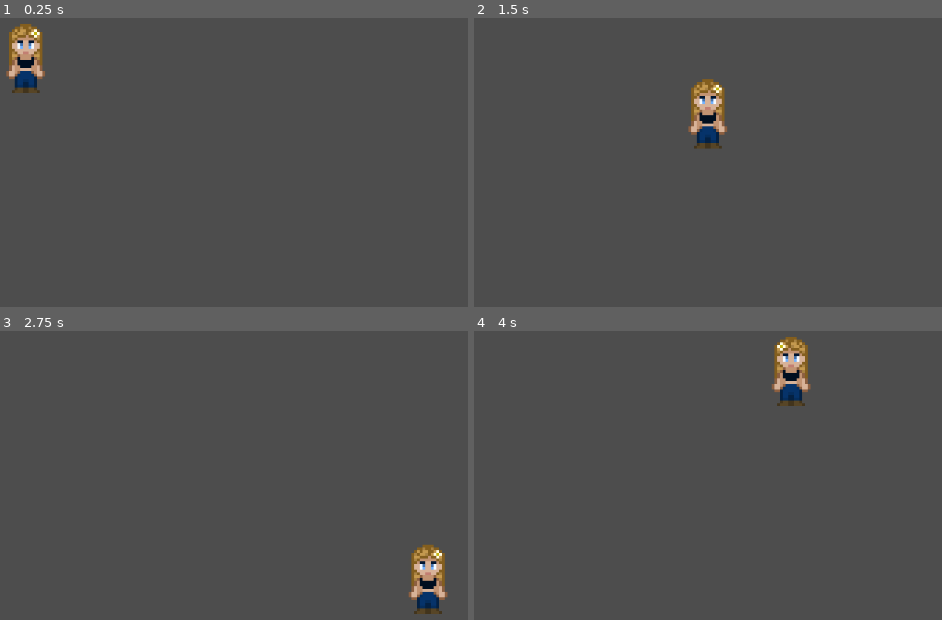
Above: before the commit, frames 1-4 (two rows, left to right).
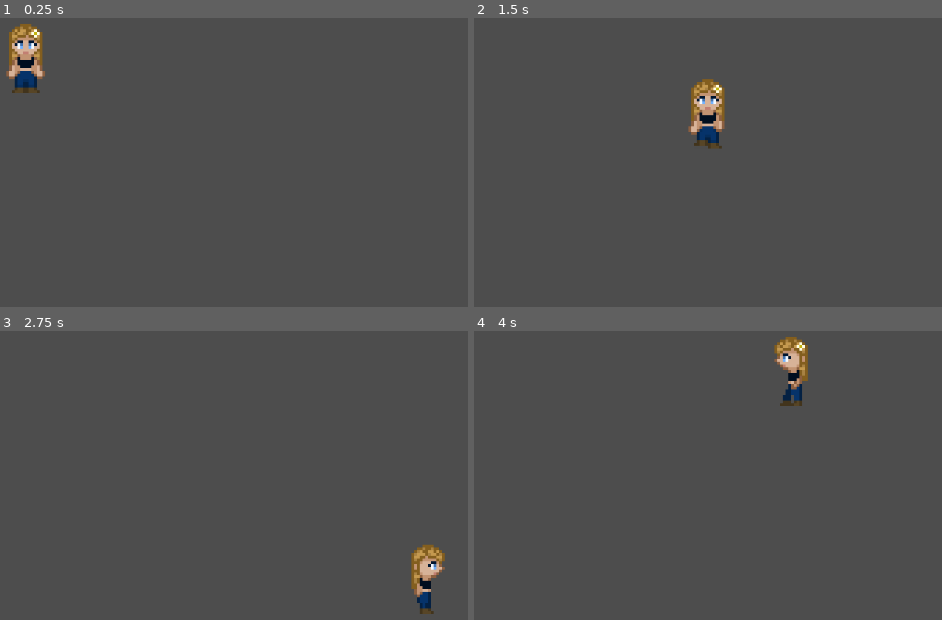
Above: after the commit, the same moments.

Repository: chloe862/project-duke
Game: Godot game, scene res://scenes/town.tscn
Two runs of this game, one before a commit and one after it. Both use one fixed random seed, a clock stepped at 60 frames per second and the inputs below.
Inputs:
- Up to frame 1 (0.25 s): no input
- Up to frame 2 (1.5 s): tap Enter at 0.5 s; hold Right (move_right) 0.53-1.28 s; hold Down (move_down) from 1.28 s (still down)
- Up to frame 3 (2.75 s): release Down (move_down) at 2.03 s; hold Right (move_right) from 2.03 s (still down)
- Up to frame 4 (4 s): release Right (move_right) at 2.78 s; hold Up (move_up) 2.78-3.53 s; hold Left (move_left) from 3.53 s (still down)

The runs differ from the first frame. In frame 1, less than 0.1% of the frame differs, in the area x 2-8%, y 8-10%; in frame 2, 0.1%; in frame 3, 0.8%; in frame 4, 0.8%, in the area x 63-73%, y 3-26%.

Commit message:
Character animation

Diff:
--- a/player.gd
+++ b/player.gd
@@ -14,30 +14,24 @@
 		var horizontal_direction = Input.get_axis("move_left", "move_right")
 		var vertical_direction = Input.get_axis("move_up", "move_down")
 
-		# Flip the sprite
-		if horizontal_direction > 0:
-			animated_sprite_2d.flip_h = false
-		elif horizontal_direction < 0:
-			animated_sprite_2d.flip_h = true
-			# need to make one for facing front / back
-
-		# Play animation - horizontal
-		if horizontal_direction == 0:
+		# Play aminations
+		if vertical_direction == 0 and horizontal_direction == 0:
 			animated_sprite_2d.play("idle")
 		else:
-			animated_sprite_2d.play("idle") # walking
+			if horizontal_direction > 0:
+				animated_sprite_2d.play("walk_right")
+			elif horizontal_direction < 0:
+				animated_sprite_2d.play("walk_left")
+			elif vertical_direction > 0:
+				animated_sprite_2d.play("walk_down")
+			elif vertical_direction < 0:
+				animated_sprite_2d.play("walk_up")
 
+		# Move player
 		if horizontal_direction:
 			velocity.x = horizontal_direction * SPEED
 		else:
 			velocity.x = move_toward(velocity.x, 0, SPEED)
-
-
-		# Play animation - vertical
-		if vertical_direction == 0:
-			animated_sprite_2d.play("idle")
-		else:
-			animated_sprite_2d.play("idle") # walking
 
 		if vertical_direction:
 			velocity.y = vertical_direction * SPEED
--- a/scenes/player.tscn
+++ b/scenes/player.tscn
@@ -1,16 +1,186 @@
-[gd_scene load_steps=5 format=3 uid="uid://dm1qxbgrumedw"]
+[gd_scene load_steps=20 format=3 uid="uid://dm1qxbgrumedw"]
 
 [ext_resource type="Script" path="res://player.gd" id="1_02jvh"]
-[ext_resource type="Texture2D" uid="uid://8vjge2uqmomy" path="res://assets/character1.png" id="1_cquty"]
+[ext_resource type="Texture2D" uid="uid://bgjo8q8qns3rt" path="res://assets/character1 spritesheet.png" id="2_jjv5n"]
+
+[sub_resource type="AtlasTexture" id="AtlasTexture_a3akc"]
+atlas = ExtResource("2_jjv5n")
+region = Rect2(0, 128, 16, 32)
+
+[sub_resource type="AtlasTexture" id="AtlasTexture_wyiie"]
+atlas = ExtResource("2_jjv5n")
+region = Rect2(16, 128, 16, 32)
+
+[sub_resource type="AtlasTexture" id="AtlasTexture_wnon7"]
+atlas = ExtResource("2_jjv5n")
+region = Rect2(32, 128, 16, 32)
+
+[sub_resource type="AtlasTexture" id="AtlasTexture_oks6e"]
+atlas = ExtResource("2_jjv5n")
+region = Rect2(0, 0, 16, 32)
+
+[sub_resource type="AtlasTexture" id="AtlasTexture_4gimo"]
+atlas = ExtResource("2_jjv5n")
+region = Rect2(16, 0, 16, 32)
+
+[sub_resource type="AtlasTexture" id="AtlasTexture_ymwge"]
+atlas = ExtResource("2_jjv5n")
+region = Rect2(32, 0, 16, 32)
+
+[sub_resource type="AtlasTexture" id="AtlasTexture_sndrq"]
+atlas = ExtResource("2_jjv5n")
+region = Rect2(0, 32, 16, 32)
+
+[sub_resource type="AtlasTexture" id="AtlasTexture_332l4"]
+atlas = ExtResource("2_jjv5n")
+region = Rect2(16, 32, 16, 32)
+
+[sub_resource type="AtlasTexture" id="AtlasTexture_qqe37"]
+atlas = ExtResource("2_jjv5n")
+region = Rect2(32, 32, 16, 32)
+
+[sub_resource type="AtlasTexture" id="AtlasTexture_r4hx1"]
+atlas = ExtResource("2_jjv5n")
+region = Rect2(0, 64, 16, 32)
+
+[sub_resource type="AtlasTexture" id="AtlasTexture_cg5rs"]
+atlas = ExtResource("2_jjv5n")
+region = Rect2(16, 64, 16, 32)
+
+[sub_resource type="AtlasTexture" id="AtlasTexture_0mmig"]
+atlas = ExtResource("2_jjv5n")
+region = Rect2(32, 64, 16, 32)
+
+[sub_resource type="AtlasTexture" id="AtlasTexture_plla4"]
+atlas = ExtResource("2_jjv5n")
+region = Rect2(0, 96, 16, 32)
+
+[sub_resource type="AtlasTexture" id="AtlasTexture_fcsw4"]
+atlas = ExtResource("2_jjv5n")
+region = Rect2(16, 96, 16, 32)
+
+[sub_resource type="AtlasTexture" id="AtlasTexture_j42nw"]
+atlas = ExtResource("2_jjv5n")
+region = Rect2(32, 96, 16, 32)
 
 [sub_resource type="SpriteFrames" id="SpriteFrames_t56bd"]
 animations = [{
 "frames": [{
 "duration": 1.0,
-"texture": ExtResource("1_cquty")
+"texture": SubResource("AtlasTexture_a3akc")
+}, {
+"duration": 1.0,
+"texture": SubResource("AtlasTexture_a3akc")
+}, {
+"duration": 1.0,
+"texture": SubResource("AtlasTexture_wyiie")
+}, {
+"duration": 1.0,
+"texture": SubResource("AtlasTexture_wnon7")
+}, {
+"duration": 1.0,
+"texture": SubResource("AtlasTexture_wyiie")
+}, {
+"duration": 1.0,
+"texture": SubResource("AtlasTexture_a3akc")
+}, {
+"duration": 1.0,
+"texture": SubResource("AtlasTexture_a3akc")
+}, {
+"duration": 1.0,
+"texture": SubResource("AtlasTexture_a3akc")
+}, {
+"duration": 1.0,
+"texture": SubResource("AtlasTexture_a3akc")
+}, {
+"duration": 1.0,
+"texture": SubResource("AtlasTexture_a3akc")
+}, {
+"duration": 1.0,
+"texture": SubResource("AtlasTexture_a3akc")
+}, {
+"duration": 1.0,
+"texture": SubResource("AtlasTexture_a3akc")
+}, {
+"duration": 1.0,
+"texture": SubResource("AtlasTexture_a3akc")
+}, {
+"duration": 1.0,
+"texture": SubResource("AtlasTexture_a3akc")
+}, {
+"duration": 1.0,
+"texture": SubResource("AtlasTexture_a3akc")
 }],
 "loop": true,
 "name": &"idle",
+"speed": 5.0
+}, {
+"frames": [{
+"duration": 1.0,
+"texture": SubResource("AtlasTexture_oks6e")
+}, {
+"duration": 1.0,
+"texture": SubResource("AtlasTexture_4gimo")
+}, {
+"duration": 1.0,
+"texture": SubResource("AtlasTexture_ymwge")
+}, {
+"duration": 1.0,
+"texture": SubResource("AtlasTexture_4gimo")
+}],
+"loop": true,
+"name": &"walk_down",
+"speed": 5.0
+}, {
+"frames": [{
+"duration": 1.0,
+"texture": SubResource("AtlasTexture_sndrq")
+}, {
+"duration": 1.0,
+"texture": SubResource("AtlasTexture_332l4")
+}, {
+"duration": 1.0,
+"texture": SubResource("AtlasTexture_qqe37")
+}, {
+"duration": 1.0,
+"texture": SubResource("AtlasTexture_332l4")
+}],
+"loop": true,
+"name": &"walk_left",
+"speed": 5.0
+}, {
+"frames": [{
+"duration": 1.0,
+"texture": SubResource("AtlasTexture_r4hx1")
+}, {
+"duration": 1.0,
+"texture": SubResource("AtlasTexture_cg5rs")
+}, {
+"duration": 1.0,
+"texture": SubResource("AtlasTexture_0mmig")
+}, {
+"duration": 1.0,
+"texture": SubResource("AtlasTexture_cg5rs")
+}],
+"loop": true,
+"name": &"walk_right",
+"speed": 5.0
+}, {
+"frames": [{
+"duration": 1.0,
+"texture": SubResource("AtlasTexture_plla4")
+}, {
+"duration": 1.0,
+"texture": SubResource("AtlasTexture_fcsw4")
+}, {
+"duration": 1.0,
+"texture": SubResource("AtlasTexture_j42nw")
+}, {
+"duration": 1.0,
+"texture": SubResource("AtlasTexture_fcsw4")
+}],
+"loop": true,
+"name": &"walk_up",
 "speed": 5.0
 }]
 
@@ -22,8 +192,10 @@
 
 [node name="AnimatedSprite2D" type="AnimatedSprite2D" parent="."]
 sprite_frames = SubResource("SpriteFrames_t56bd")
-animation = &"idle"
+animation = &"walk_down"
+frame_progress = 0.273474
 
 [node name="CollisionShape2D" type="CollisionShape2D" parent="."]
+visible = false
 position = Vector2(0, 3.5)
 shape = SubResource("RectangleShape2D_0vf1b")
Binary file added: assets/character1 spritesheet.png
Not shown, added: assets/character1 spritesheet.png.import
